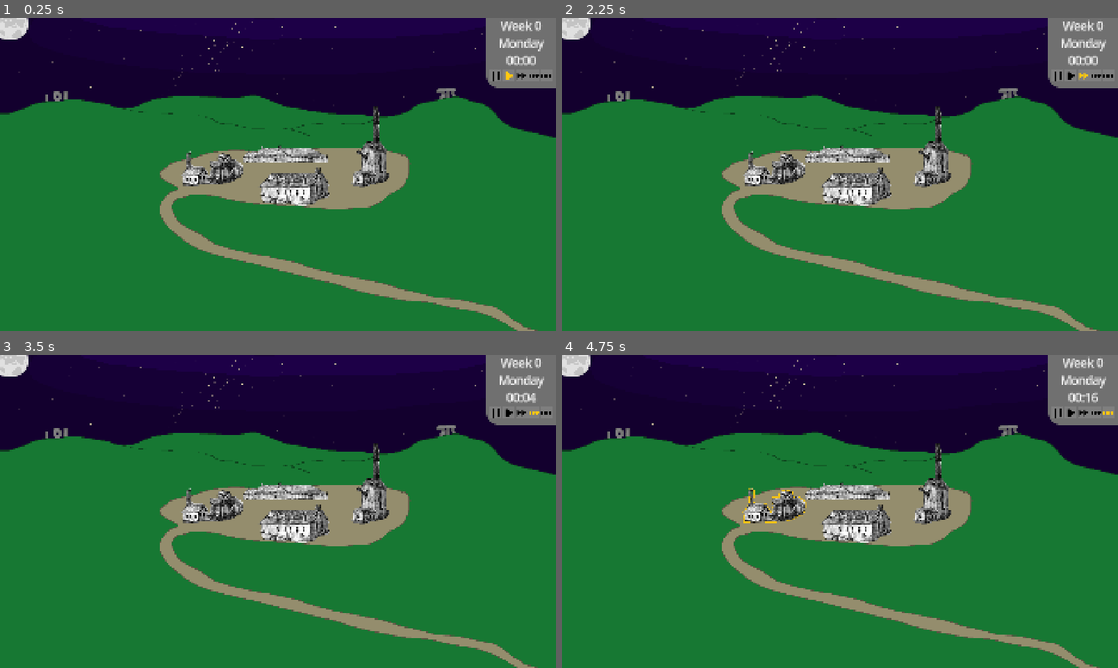
Above: before the commit, frames 1-4 (two rows, left to right).
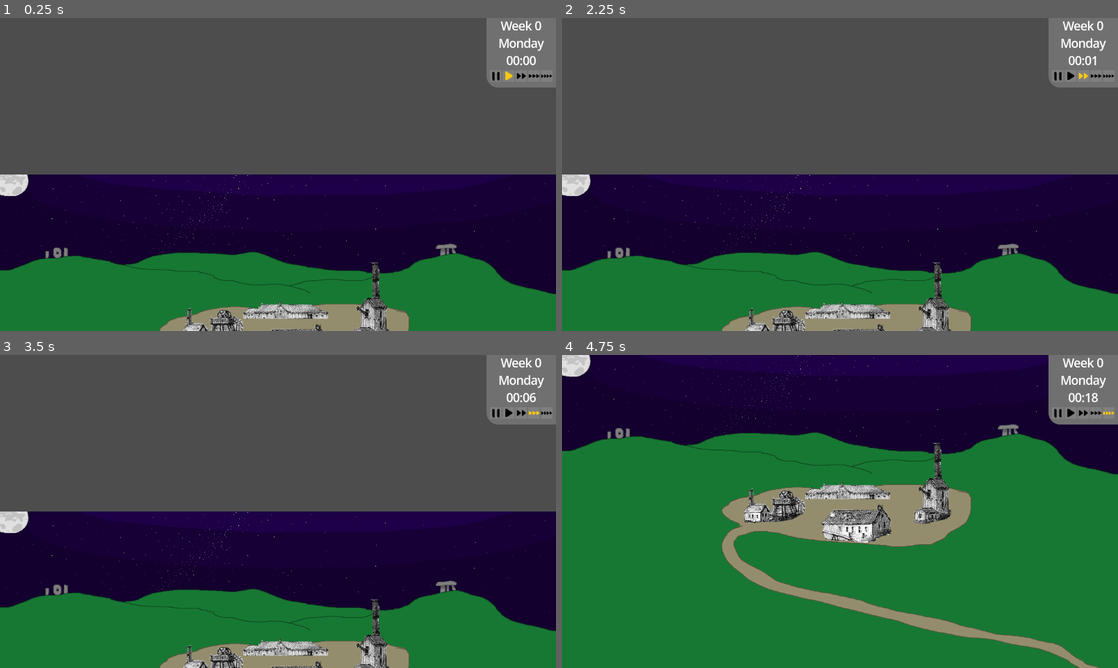
Above: after the commit, the same moments.

Repository: drakshall/Kernow-Miner
Game: Godot game, scene res://Scenes/Core.tscn
The game is run twice, just before and just after one commit, with the same random seed, the same clock (stepped at 60 frames per second) and the same inputs.
Inputs (mouse positions are in pixels of both pictures, inside the frame that each line leads up to; where the layout moved, square brackets give the same spot in the first picture):
- Up to frame 1 (0.25 s): no input
- Up to frame 2 (2.25 s): click (1056, 77) at 0.5 s; click (1067, 77) at 1.25 s; click (1084, 77) at 2 s
- Up to frame 3 (3.5 s): click (533, 414) at 2.75 s
- Up to frame 4 (4.75 s): click (1106, 414) at 3.5 s; click (773, 661) [773, 505] at 4.25 s

The runs differ from the first frame. In frame 1, 81% of the frame differs, in the area x 0-100%, y 0-100%; in frame 2, 81%; in frame 3, 81%; in frame 4, 3.7%.

Commit message:
reimplemented time system & added inertia to MMB scroll

Diff:
--- a/Scenes/Core.tscn
+++ b/Scenes/Core.tscn
@@ -266,7 +266,7 @@
 
 [node name="Camera" type="Camera2D" parent="." unique_id=1910234354]
 limit_left = 0
-limit_top = 0
+limit_top = -10000003
 limit_right = 1920
-limit_bottom = 3240
+limit_bottom = 9999997
 script = ExtResource("17_ygm5j")
--- /dev/null
+++ b/Scenes/Orchestrator.tscn
@@ -0,0 +1,11 @@
+[gd_scene format=3 uid="uid://oxh0nqqnl2p1"]
+
+[ext_resource type="Script" uid="uid://dy6q3hb3txm0h" path="res://Scripts/Orchestrator.gd" id="1_bs4dg"]
+
+[node name="Orchestrator" type="Node" unique_id=593507757]
+script = ExtResource("1_bs4dg")
+
+[node name="ClockTimer" type="Timer" parent="." unique_id=264307291]
+process_mode = 1
+wait_time = 0.1
+autostart = true
--- a/Scripts/Display/BackgroundTextRect.gd
+++ b/Scripts/Display/BackgroundTextRect.gd
@@ -12,7 +12,7 @@
 	_refreshPhase()
 
 func _refreshPhase() -> void:
-	var hour := Orchestrator.getHour()
+	var hour := Orchestrator.clockState.getHour()
 	var phase := _phaseHour(hour)
 	if phase == _currentPhase:
 		return
--- a/Scripts/Display/Camera.gd
+++ b/Scripts/Display/Camera.gd
@@ -1,10 +1,23 @@
 extends Camera2D
 
 @export var scrollStep: float = 60.0
+@export var worldTop: float = 0.0
+@export var worldBottom: float = 3240.0
+@export var dragSensitivity: float = 1.0
+@export var slideFriction: float = 2000.0
+@export var slideMinSpeed: float = 40.0
+
 
 var _dragging := false
-var _dragStartMouse := Vector2.ZERO
-var _dragStartCamera := Vector2.ZERO
+var _mouseDragStart := Vector2.ZERO
+var _cameraDragStart := Vector2.ZERO
+
+var _sliding := false
+var _velocity := Vector2.ZERO
+var _prevPosition := Vector2.ZERO
+
+func _ready() -> void:
+	set_process(false)
 
 func _unhandled_input(event: InputEvent) -> void:
 	if event is InputEventMouseButton:
@@ -17,19 +30,51 @@
 
 		if event.button_index == MOUSE_BUTTON_MIDDLE:
 			if event.is_pressed():
-				_dragging = true
-				_dragStartMouse = get_viewport().get_mouse_position()
-				_dragStartCamera = global_position
+				_startDrag()
 			else:
-				_dragging = false
+				_endDrag()
 
 	elif event is InputEventMouseMotion and _dragging:
 		var mousePos := get_viewport().get_mouse_position()
-		global_position = _dragStartCamera - (mousePos - _dragStartMouse)
+		var mouseDelta := mousePos -_mouseDragStart
+		global_position.y = _cameraDragStart.y - mouseDelta.y * dragSensitivity
 
 	_boundaryClamps()
 
+func _startDrag() -> void:
+	_dragging = true
+	_sliding = false
+	_velocity = Vector2.ZERO
+	_mouseDragStart = get_viewport().get_mouse_position()
+	_cameraDragStart = global_position
+	_prevPosition = global_position
+	set_process(true)
+#
+func _endDrag() -> void:
+	_dragging = false
+	if abs(_velocity.y) > slideMinSpeed:
+		_sliding = true
+	else:
+		_sliding = false
+		set_process(false)
+
 func _boundaryClamps() -> void:
-	var halfVP := get_viewport_rect().size * 0.5
-	global_position.x = clampf(global_position.x, limit_left + halfVP.x, limit_right - halfVP.x)
-	global_position.y = clampf(global_position.y, limit_top + halfVP.y, limit_bottom - halfVP.y)
+	var _halfVP := get_viewport_rect().size * 0.5
+	global_position.x = clampf(global_position.x, limit_left + _halfVP.x, limit_right - _halfVP.x)
+	global_position.y = clampf(global_position.y, worldTop + _halfVP.y, worldBottom - _halfVP.y)
+
+func _process(delta: float) -> void:
+	if _dragging:
+		_velocity = (global_position - _prevPosition) / delta
+		_prevPosition = global_position
+	elif _sliding:
+		var intendedY := global_position.y + _velocity.y * delta
+		global_position.y = intendedY
+		_boundaryClamps()
+		if not is_equal_approx(global_position.y, intendedY):
+			_velocity.y = 0.0
+		_velocity.y = move_toward(_velocity.y, 0.0, slideFriction * delta)
+		if abs(_velocity.y) < slideMinSpeed:
+			_velocity = Vector2.ZERO
+			_sliding = false
+			set_process(false)
--- a/Scripts/Display/ClockControls.gd
+++ b/Scripts/Display/ClockControls.gd
@@ -1,12 +1,12 @@
 extends HBoxContainer
 
 @export var buttons: Dictionary[StringName, TextureButton] = {}
-@export var controlMap: Dictionary[StringName, float] = {
-	&"PauseButton": 0.0,
-	&"1xButton": 1.0,
-	&"2xButton": 2.0,
-	&"5xButton": 5.0,
-	&"10xButton": 10.0,
+@export var controlMap: Dictionary[StringName, int] = {
+	&"PauseButton": 0,
+	&"1xButton": 1,
+	&"2xButton": 2,
+	&"5xButton": 5,
+	&"10xButton": 10,
 }
 
 func _ready() -> void:
@@ -28,8 +28,8 @@
 func _onPauseChanged(_paused: bool) -> void:
 	_syncButtons()
 
-func _onSpeedChanged(_speed: float) -> void:
-		_syncButtons()
+func _onSpeedChanged(_speed: int) -> void:
+	_syncButtons()
 
 func _syncButtons() -> void:
 	var speed := Orchestrator.getGameSpeed()
@@ -37,13 +37,13 @@
 	for id in controlMap:
 		var shouldSelect := false
 		if paused:
-			shouldSelect = controlMap[id] == 0.0
+			shouldSelect = controlMap[id] == 0
 		else:
-			shouldSelect = is_equal_approx(controlMap[id],speed)
+			shouldSelect = controlMap[id] == speed
 		buttons[id].button_pressed = shouldSelect
 
 func _applySpeedLock(locked: bool) -> void:
 	for id in controlMap:
-		if controlMap[id] == 0.0:
+		if controlMap[id] == 0:
 			continue
 		buttons[id].disabled = locked
--- a/Scripts/Display/ClockLabelDay.gd
+++ b/Scripts/Display/ClockLabelDay.gd
@@ -7,4 +7,4 @@
 	Orchestrator.gameMinuteTicked.connect(_Refresh)
 
 func _Refresh(_totalGameMinutes: int) -> void:
-	text = dAYnAMES[Orchestrator.getDay()]
+	text = dAYnAMES[Orchestrator.clockState.getDay()]
--- a/Scripts/Display/ClockLabelTime.gd
+++ b/Scripts/Display/ClockLabelTime.gd
@@ -5,4 +5,4 @@
 	Orchestrator.gameMinuteTicked.connect(_Refresh)
 
 func _Refresh(_totalGameMinutes: int) -> void:
-	text = "%02d:%02d" %[(Orchestrator.getHour()),(Orchestrator.getMinute())]
+	text = "%02d:%02d" %[(Orchestrator.clockState.getHour()),(Orchestrator.clockState.getMinute())]
--- a/Scripts/Display/ClockLabelWeek.gd
+++ b/Scripts/Display/ClockLabelWeek.gd
@@ -5,4 +5,4 @@
 	Orchestrator.gameMinuteTicked.connect(_Refresh)
 
 func _Refresh(_totalGameMinutes: int) -> void:
-	text = "Week %s" %(Orchestrator.getWeek())
+	text = "Week %s" %(Orchestrator.clockState.getWeek())
--- a/Scripts/Model/GameClock.gd
+++ b/Scripts/Model/GameClock.gd
@@ -1,16 +1,33 @@
 class_name GameClock
 extends Resource
 
-@export var totalGameMinutes: int = 0
+#---------------------- State ---------------------#
+
+var totalGameMinutes: int = 0
+var gameSpeed: int = 1
+var isPaused: bool = false
+
+#--------------- Mutation Functions ---------------#
+
+func advanceMinute() -> void:
+	totalGameMinutes += 1
+
+func setSpeed(speed: int) -> void:
+	gameSpeed = max(speed, 0)
+
+#--------------- Derivation Functions -------------#
 
 func getMinute() -> int:
 	return totalGameMinutes % 60
 
 func getHour() -> int:
+	@warning_ignore("integer_division")
 	return (totalGameMinutes / 60) % 24
 
 func getDay() -> int:
+	@warning_ignore("integer_division")
 	return (totalGameMinutes / 1440) % 7
 
 func getWeek() -> int:
+	@warning_ignore("integer_division")
 	return (totalGameMinutes / 10080)
--- a/Scripts/Orchestrator.gd
+++ b/Scripts/Orchestrator.gd
@@ -4,61 +4,61 @@
 
 signal gameMinuteTicked(totalGameMinutes: int)
 signal gameHourTicked(hour: int)
+signal gameDayTicked(day: int)
+signal gameWeekTicked(week: int)
 signal clockPauseChanged(paused: bool)
-signal gameSpeedChanged(speed: float)
+signal gameSpeedChanged(speed: int)
 signal speedLockChanged(locked: bool)
 
-var clockState: GameClock
-var _clock: Timer
-var _gameSpeed: float = 1.0
+const uNITSpERmINUTE := 10
+const tICKiNTERVAL := 1.0 / uNITSpERmINUTE
+
+var _accumulator: int = 0
 var _pauseSources: Dictionary = {}
 var _speedLockSources: Dictionary = {}
+var clockState: GameClock
+@onready var _clock: Timer = $ClockTimer
 
 func _ready() -> void:
 	clockState = GameClock.new()
-	_setupClock()
+	_clock.timeout.connect(_onHeartbeat)
 
-# Time internal functions
+#------------ Tick logic ------------#
 
-func _setupClock() -> void:
-	_clock = Timer.new()
-	_clock.wait_time = 1.0
-	_clock.autostart = true
-	_clock.timeout.connect(_onClockTimeout)
-	add_child(_clock)
+func _onHeartbeat() -> void:
+	_accumulator += clockState.gameSpeed
+	while _accumulator >= uNITSpERmINUTE:
+		_accumulator -= uNITSpERmINUTE
+		_emitTimeTicks()
 
-func _onClockTimeout() -> void:
+func _emitTimeTicks() -> void:
 	var previousHour := clockState.getHour()
-	clockState.totalGameMinutes += 1
+	var previousDay := clockState.getDay()
+	var previousWeek := clockState.getWeek()
+
+	clockState.advanceMinute()
 	gameMinuteTicked.emit(clockState.totalGameMinutes)
+
 	if clockState.getHour() != previousHour:
 		gameHourTicked.emit(clockState.getHour())
+	if clockState.getDay() != previousDay:
+		gameDayTicked.emit(clockState.getDay())
+	if clockState.getWeek() != previousWeek:
+		gameWeekTicked.emit(clockState.getWeek())
 
-func _applyClockState(restartTimer: bool = false) -> void:
-	var shouldPause := isClockPaused()
-	if not shouldPause:
-		var newWaitTime := 1.0 / _gameSpeed
-		if restartTimer:
-			_clock.start(newWaitTime)
-		else:
-			_clock.wait_time = newWaitTime
+func _shouldPauseCheck() -> bool:
+	return clockState.gameSpeed == 0 or not _pauseSources.is_empty()
+
+func _applyClockState() -> void:
+	var shouldPause := _shouldPauseCheck()
+	clockState.isPaused = shouldPause
 	if _clock.paused != shouldPause:
 		_clock.paused = shouldPause
 		clockPauseChanged.emit(shouldPause)
 
 #--------------------------- Time API -------------------------------#
 
-func getMinute() -> int:
-	return clockState.getMinute()
-
-func getHour() -> int:
-	return clockState.getHour()
-
-func getDay() -> int:
-	return clockState.getDay()
-
-func getWeek() -> int:
-	return clockState.getWeek()
+#------ Speed controls ------#
 
 func pauseClock(source: StringName) -> void:
 	if _pauseSources.has(source):
@@ -73,17 +73,19 @@
 	_applyClockState()
 
 func isClockPaused() -> bool:
-	return _gameSpeed == 0.0 or not _pauseSources.is_empty()
+	return clockState.isPaused
 
-func setGameSpeed(speed: float) -> void:
-	_gameSpeed = max(speed, 0.0)
-	_applyClockState(true)
-	gameSpeedChanged.emit(_gameSpeed)
+func setGameSpeed(speed: int) -> void:
+	clockState.setSpeed(speed)
+	_applyClockState()
+	gameSpeedChanged.emit(clockState.gameSpeed)
 
-func getGameSpeed() -> float:
-	return _gameSpeed
+func getGameSpeed() -> int:
+	return clockState.gameSpeed
 
-func lockSpeed(source:StringName) -> void:
+#------ Time access controls ------#
+
+func lockSpeed(source: StringName) -> void:
 	if _speedLockSources.has(source):
 		return
 	_speedLockSources[source] = true
--- a/project.godot
+++ b/project.godot
@@ -16,14 +16,14 @@
 
 [autoload]
 
-Orchestrator="*uid://dy6q3hb3txm0h"
+Orchestrator="*uid://oxh0nqqnl2p1"
 
 [display]
 
 window/size/viewport_width=1920
 window/size/viewport_height=1080
-window/stretch/mode="canvas_items"
-window/stretch/aspect="expand"
+window/size/mode=3
+window/stretch/mode="viewport"
 
 [gui]
 
Not shown, changed: Notes/BSc -Project Proposal Form 25-26.docx
Not shown, added: Scenes/Core.tscn106149564031.tmp
Not shown, added: Scenes/Core.tscn537419928805.tmp
